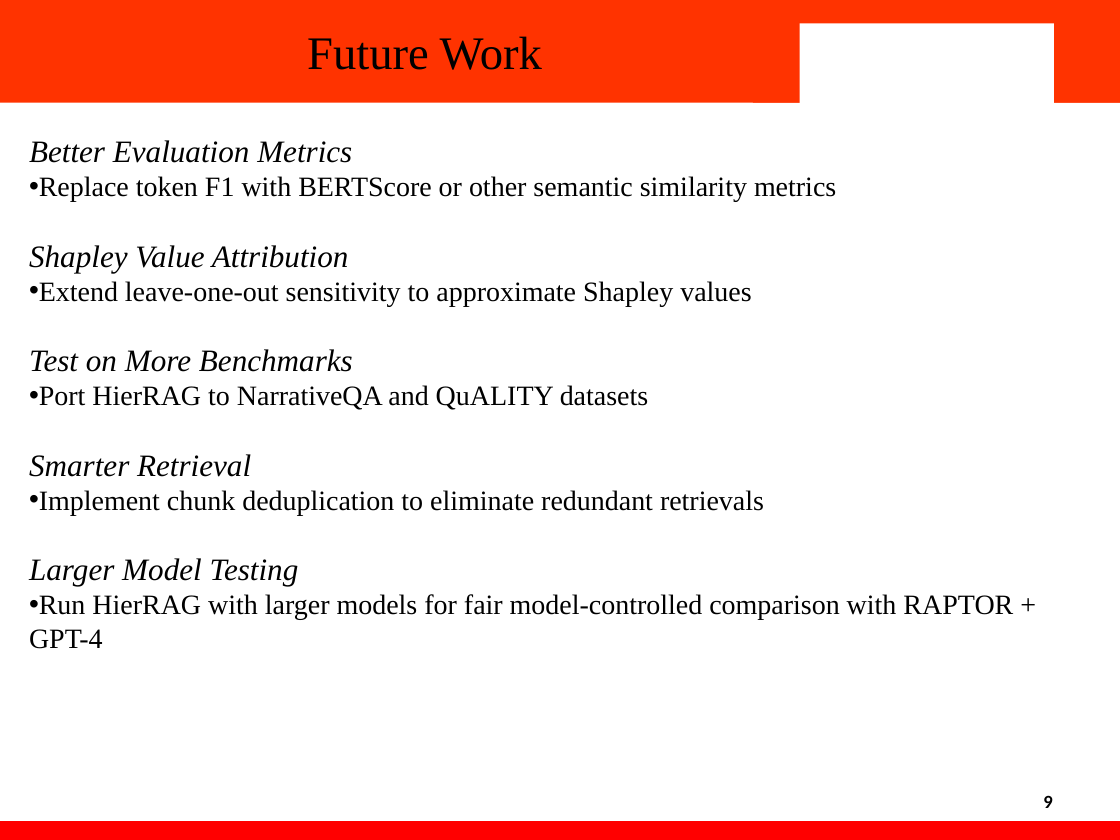
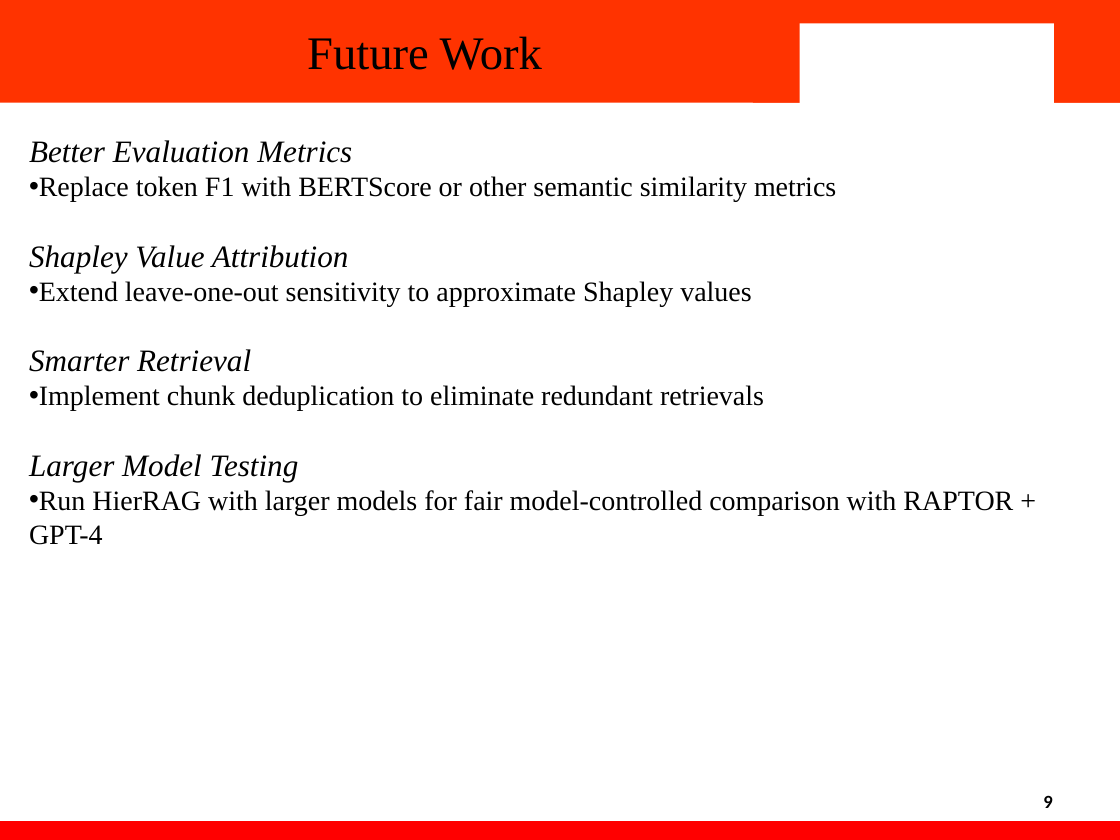
Before and after one commit to bhavikachopra76/Enterprise-Structured-RAG-with-Grounded-Evidence-Evaluation-2210990223-2210990221, a slide deck: slide 9 of report and ppt/IOHE_External_PPT_Updated.pptx. Drawn at 1120x840 pixels with LibreOffice and Linux fonts; fonts in the diff are those of the drawing; background and template pictures are left out. Boxes give left, top, right and bottom in pixels: in the first picture for what was removed or moved away, otherwise in the second. Text is boxed around its words. In the diff, an @@ line names an element or a change of style, - is before the commit and + after.

```diff
--- a/report and ppt/IOHE_External_PPT_Updated.pptx
+++ b/report and ppt/IOHE_External_PPT_Updated.pptx
@@ text at (29,349,649,410): paragraphs removed @@
-Test on More Benchmarks
-• Port HierRAG to NarrativeQA and QuALITY datasets
```
Also in this commit, not shown: 2 other slides changed.
